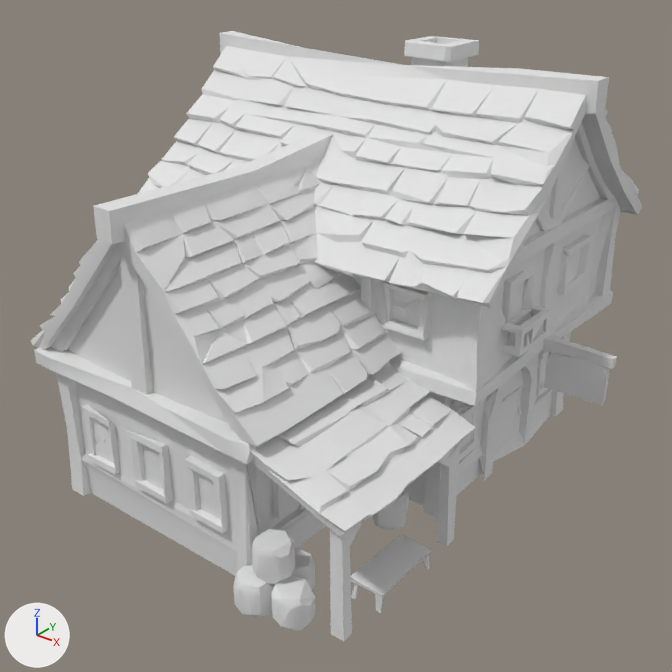
An edit to the glTF model assets/env/den-town/tavern.glb, drawn before and after from the same camera.
One viewpoint serves both versions: a 50 mm camera at (1.98, -2.57, 1.31) aimed at (0.01, -0.12, -0.21). Lighting does not change. The marker at lower left points along +X, +Y and +Z. The older version comes first. Where no turn or scale is listed for an object, it has been applied to the vertices.

Objects in the first picture: 'output_unwrapped'.
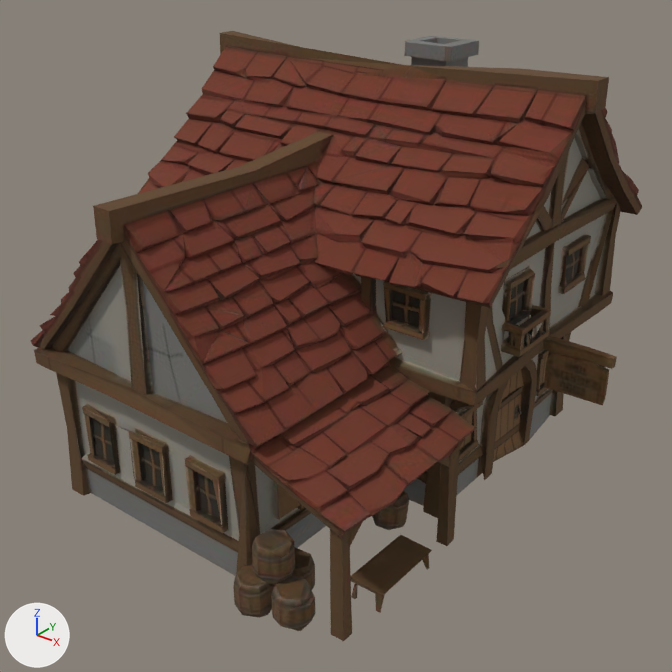
What differs and where, as boxes (x1, y1, x2, y2) in the pictures (672 x 672 px):
'output_unwrapped', surface changed (white to brown): (31, 31, 642, 641) in both

Diff of the bpy script that builds the scene:
```diff
--- a/assets/env/den-town/tavern.glb.py
+++ b/assets/env/den-town/tavern.glb.py
@@ img_tavernshell_color @@
+img_tavernshell_color = load_image('TavernShell_color', '_unpacked/TavernShell_color', 1024, 1024, 'sRGB')
@@ mat_tavernshell @@
 mat_tavernshell = principled_material('TavernShell')
-mat_tavernshell.base_color = (0.78, 0.78, 0.78)  # white #e5e5e5
-mat_tavernshell.roughness = 0.85
+mat_tavernshell.texture = img_tavernshell_color
+mat_tavernshell.roughness = 1.0
```
